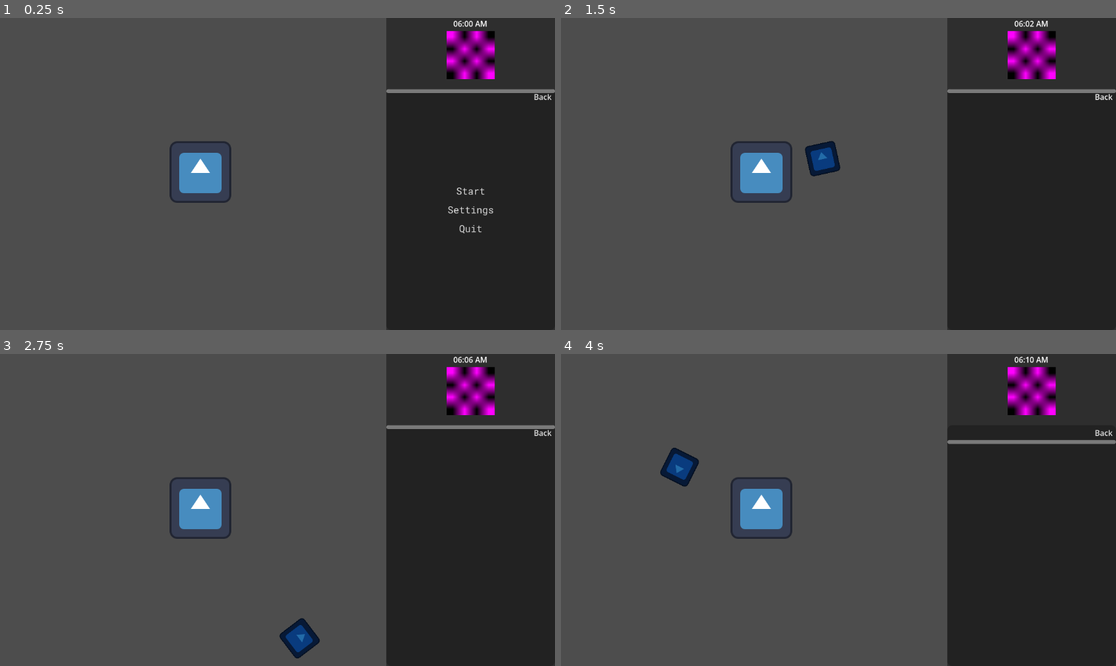
Above: before the commit, frames 1-4 (two rows, left to right).
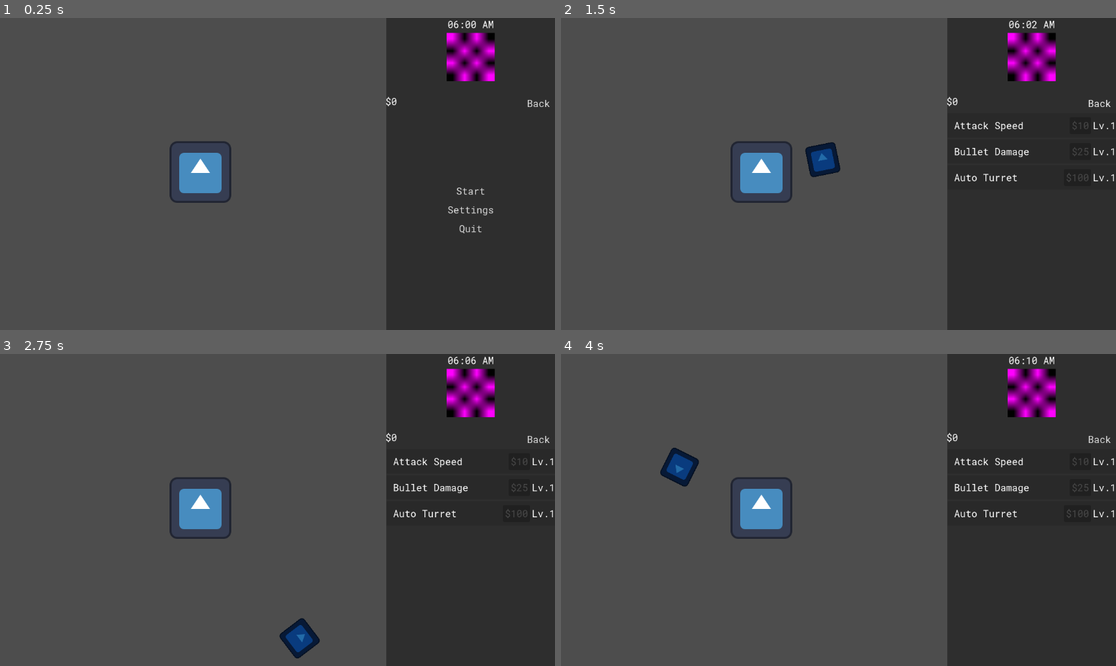
Above: after the commit, the same moments.

Repository: Star2578/Sunshine-no-Rainbow
Game: Godot game, scene res://scenes/game.tscn
Same seed, same stepped clock (60 frames per second), same inputs: the game is played once before the commit and once after it. The engine's default icon, where the game draws it, is replaced by a stand-in: a white triangle on a blue panel in a dark square.
Inputs (mouse positions are in pixels of both pictures, inside the frame that each line leads up to):
- Up to frame 1 (0.25 s): no input
- Up to frame 2 (1.5 s): click "Start" at 0.5 s; click "Back" at 1.25 s
- Up to frame 3 (2.75 s): move the mouse to (249, 572) at 2.02 s; click (249, 572) at 2.17 s
- Up to frame 4 (4 s): move the mouse to (1005, 556) at 2.77 s; click (1005, 556) at 2.92 s; move the mouse to (672, 463) at 3.52 s; click (672, 463) at 3.67 s

The runs differ from the first frame. In frame 1, 1.3% of the frame differs, in the area x 69-100%, y 0-29%; in frame 2, 1.9%, in the area x 43-100%, y 0-53%; in frame 3, 1.8%; in frame 4, 1.7%.

Commit message:
upgrades ui

Diff:
--- a/scenes/game.tscn
+++ b/scenes/game.tscn
@@ -8,8 +8,6 @@
 [sub_resource type="PlaceholderTexture2D" id="PlaceholderTexture2D_lbhrr"]
 size = Vector2(100, 100)
 
-[sub_resource type="Theme" id="Theme_lbhrr"]
-
 [node name="game" type="Node2D" unique_id=975163929]
 
 [node name="HUD" type="CanvasLayer" parent="." unique_id=123177307]
@@ -25,6 +23,16 @@
 grow_vertical = 2
 color = Color(0.18000486, 0.18000486, 0.18000486, 1)
 
+[node name="MoneyLabel" type="Label" parent="HUD/BG" unique_id=1570555184]
+unique_name_in_owner = true
+layout_mode = 0
+offset_left = -2.0
+offset_top = 160.0
+offset_right = 72.0
+offset_bottom = 183.0
+theme = ExtResource("1_yqjtg")
+text = "$0"
+
 [node name="Sun_Moon" type="VBoxContainer" parent="HUD/BG" unique_id=2032040448]
 layout_mode = 1
 anchors_preset = 5
@@ -38,6 +46,7 @@
 [node name="Clock" type="Label" parent="HUD/BG/Sun_Moon" unique_id=836986482]
 unique_name_in_owner = true
 layout_mode = 2
+theme = ExtResource("1_yqjtg")
 text = "06:00 AM"
 horizontal_alignment = 1
 
@@ -45,40 +54,48 @@
 layout_mode = 2
 texture = SubResource("PlaceholderTexture2D_lbhrr")
 
-[node name="VScrollBar" type="VScrollBar" parent="HUD/BG" unique_id=1386518295]
-custom_minimum_size = Vector2(0, 500)
+[node name="BackButton" type="Button" parent="HUD/BG" unique_id=1069466043]
+custom_minimum_size = Vector2(50, 0)
+layout_mode = 1
+anchors_preset = 1
+anchor_left = 1.0
+anchor_right = 1.0
+offset_left = -56.0
+offset_top = 160.0
+offset_right = -6.0
+offset_bottom = 191.0
+grow_horizontal = 0
+theme = ExtResource("1_yqjtg")
+theme_type_variation = &"FlatButton"
+text = "Back"
+
+[node name="ScrollContainer" type="ScrollContainer" parent="HUD/BG" unique_id=466640826]
+custom_minimum_size = Vector2(0, 450)
 layout_mode = 1
 anchors_preset = 12
 anchor_top = 1.0
 anchor_right = 1.0
 anchor_bottom = 1.0
-offset_top = -8.0
 grow_horizontal = 2
 grow_vertical = 0
 
-[node name="BackButton" type="Button" parent="HUD/BG/VScrollBar" unique_id=1069466043]
-custom_minimum_size = Vector2(50, 0)
-layout_mode = 1
-anchors_preset = 1
-anchor_left = 1.0
-anchor_right = 1.0
-offset_left = -45.0
-offset_bottom = 31.0
-grow_horizontal = 0
-theme = SubResource("Theme_lbhrr")
-theme_type_variation = &"FlatButton"
-text = "Back"
-
-[node name="MainMenu" type="Control" parent="HUD/BG/VScrollBar" unique_id=1290896231]
+[node name="UpgradeList" type="VBoxContainer" parent="HUD/BG/ScrollContainer" unique_id=1272708177]
+unique_name_in_owner = true
+layout_mode = 2
+size_flags_horizontal = 3
+size_flags_vertical = 3
+
+[node name="MainMenu" type="Control" parent="HUD/BG" unique_id=1290896231]
 unique_name_in_owner = true
 layout_mode = 1
 anchors_preset = 15
 anchor_right = 1.0
 anchor_bottom = 1.0
-grow_horizontal = 2
-grow_vertical = 2
-
-[node name="VBoxContainer" type="VBoxContainer" parent="HUD/BG/VScrollBar/MainMenu" unique_id=225580303]
+offset_top = 148.0
+grow_horizontal = 2
+grow_vertical = 2
+
+[node name="VBoxContainer" type="VBoxContainer" parent="HUD/BG/MainMenu" unique_id=225580303]
 layout_mode = 1
 anchors_preset = 8
 anchor_left = 0.5
@@ -92,25 +109,25 @@
 grow_horizontal = 2
 grow_vertical = 2
 
-[node name="StartButton" type="Button" parent="HUD/BG/VScrollBar/MainMenu/VBoxContainer" unique_id=1277426022]
+[node name="StartButton" type="Button" parent="HUD/BG/MainMenu/VBoxContainer" unique_id=1277426022]
 layout_mode = 2
 theme = ExtResource("1_yqjtg")
 theme_type_variation = &"FlatButton"
 text = "Start"
 
-[node name="SettingsButton" type="Button" parent="HUD/BG/VScrollBar/MainMenu/VBoxContainer" unique_id=856582838]
+[node name="SettingsButton" type="Button" parent="HUD/BG/MainMenu/VBoxContainer" unique_id=856582838]
 layout_mode = 2
 theme = ExtResource("1_yqjtg")
 theme_type_variation = &"FlatButton"
 text = "Settings"
 
-[node name="QuitButton" type="Button" parent="HUD/BG/VScrollBar/MainMenu/VBoxContainer" unique_id=460646165]
+[node name="QuitButton" type="Button" parent="HUD/BG/MainMenu/VBoxContainer" unique_id=460646165]
 layout_mode = 2
 theme = ExtResource("1_yqjtg")
 theme_type_variation = &"FlatButton"
 text = "Quit"
 
-[node name="Settings" type="Control" parent="HUD/BG/VScrollBar" unique_id=2112714798]
+[node name="Settings" type="Control" parent="HUD/BG" unique_id=2112714798]
 unique_name_in_owner = true
 visible = false
 layout_mode = 1
@@ -119,10 +136,12 @@
 anchor_top = 0.5
 anchor_right = 0.5
 anchor_bottom = 0.5
-grow_horizontal = 2
-grow_vertical = 2
-
-[node name="VBoxContainer" type="VBoxContainer" parent="HUD/BG/VScrollBar/Settings" unique_id=1101981031]
+offset_top = 74.0
+offset_bottom = 74.0
+grow_horizontal = 2
+grow_vertical = 2
+
+[node name="VBoxContainer" type="VBoxContainer" parent="HUD/BG/Settings" unique_id=1101981031]
 layout_mode = 1
 anchors_preset = 8
 anchor_left = 0.5
@@ -136,16 +155,16 @@
 grow_horizontal = 2
 grow_vertical = 2
 
-[node name="BGMContainer" type="HBoxContainer" parent="HUD/BG/VScrollBar/Settings/VBoxContainer" unique_id=1967752263]
+[node name="BGMContainer" type="HBoxContainer" parent="HUD/BG/Settings/VBoxContainer" unique_id=1967752263]
 layout_mode = 2
 size_flags_horizontal = 4
 
-[node name="Label" type="Label" parent="HUD/BG/VScrollBar/Settings/VBoxContainer/BGMContainer" unique_id=923974964]
+[node name="Label" type="Label" parent="HUD/BG/Settings/VBoxContainer/BGMContainer" unique_id=923974964]
 custom_minimum_size = Vector2(40, 0)
 layout_mode = 2
 text = "BGM"
 
-[node name="BGMSlider" type="HSlider" parent="HUD/BG/VScrollBar/Settings/VBoxContainer/BGMContainer" unique_id=1105525025]
+[node name="BGMSlider" type="HSlider" parent="HUD/BG/Settings/VBoxContainer/BGMContainer" unique_id=1105525025]
 custom_minimum_size = Vector2(200, 0)
 layout_mode = 2
 size_flags_vertical = 4
@@ -153,16 +172,16 @@
 step = 0.01
 value = 0.5
 
-[node name="SFXContainer" type="HBoxContainer" parent="HUD/BG/VScrollBar/Settings/VBoxContainer" unique_id=1237617998]
+[node name="SFXContainer" type="HBoxContainer" parent="HUD/BG/Settings/VBoxContainer" unique_id=1237617998]
 layout_mode = 2
 size_flags_horizontal = 4
 
-[node name="Label" type="Label" parent="HUD/BG/VScrollBar/Settings/VBoxContainer/SFXContainer" unique_id=224658738]
+[node name="Label" type="Label" parent="HUD/BG/Settings/VBoxContainer/SFXContainer" unique_id=224658738]
 custom_minimum_size = Vector2(40, 0)
 layout_mode = 2
 text = "SFX"
 
-[node name="SFXSlider" type="HSlider" parent="HUD/BG/VScrollBar/Settings/VBoxContainer/SFXContainer" unique_id=400944433]
+[node name="SFXSlider" type="HSlider" parent="HUD/BG/Settings/VBoxContainer/SFXContainer" unique_id=400944433]
 custom_minimum_size = Vector2(200, 0)
 layout_mode = 2
 size_flags_vertical = 4
@@ -179,9 +198,9 @@
 autoplay = true
 bus = &"BGM"
 
-[connection signal="pressed" from="HUD/BG/VScrollBar/BackButton" to="HUD" method="_on_back_pressed"]
-[connection signal="pressed" from="HUD/BG/VScrollBar/MainMenu/VBoxContainer/StartButton" to="HUD" method="_on_start_pressed"]
-[connection signal="pressed" from="HUD/BG/VScrollBar/MainMenu/VBoxContainer/SettingsButton" to="HUD" method="_on_settings_pressed"]
-[connection signal="pressed" from="HUD/BG/VScrollBar/MainMenu/VBoxContainer/QuitButton" to="HUD" method="_on_quit_pressed"]
-[connection signal="value_changed" from="HUD/BG/VScrollBar/Settings/VBoxContainer/BGMContainer/BGMSlider" to="HUD" method="_on_bgm_slider_value_changed"]
-[connection signal="value_changed" from="HUD/BG/VScrollBar/Settings/VBoxContainer/SFXContainer/SFXSlider" to="HUD" method="_on_sfx_slider_value_changed"]
+[connection signal="pressed" from="HUD/BG/BackButton" to="HUD" method="_on_back_pressed"]
+[connection signal="pressed" from="HUD/BG/MainMenu/VBoxContainer/StartButton" to="HUD" method="_on_start_pressed"]
+[connection signal="pressed" from="HUD/BG/MainMenu/VBoxContainer/SettingsButton" to="HUD" method="_on_settings_pressed"]
+[connection signal="pressed" from="HUD/BG/MainMenu/VBoxContainer/QuitButton" to="HUD" method="_on_quit_pressed"]
+[connection signal="value_changed" from="HUD/BG/Settings/VBoxContainer/BGMContainer/BGMSlider" to="HUD" method="_on_bgm_slider_value_changed"]
+[connection signal="value_changed" from="HUD/BG/Settings/VBoxContainer/SFXContainer/SFXSlider" to="HUD" method="_on_sfx_slider_value_changed"]
--- /dev/null
+++ b/scenes/ui/upgrade_button.tscn
@@ -0,0 +1,45 @@
+[gd_scene format=3 uid="uid://cegsjtioefu3s"]
+
+[ext_resource type="Script" uid="uid://bfqkyv4vcpi3t" path="res://scripts/upgrade_button.gd" id="1_tii4b"]
+[ext_resource type="Theme" uid="uid://bmjw06kteq7wo" path="res://themes/default_theme.tres" id="2_3io4o"]
+
+[node name="UpgradeButton" type="ColorRect" unique_id=654845923]
+custom_minimum_size = Vector2(250, 50)
+offset_bottom = 40.0
+color = Color(0.16206557, 0.1620656, 0.16206557, 1)
+script = ExtResource("1_tii4b")
+
+[node name="HBoxContainer" type="HBoxContainer" parent="." unique_id=63059249]
+layout_mode = 1
+anchors_preset = 14
+anchor_top = 0.5
+anchor_right = 1.0
+anchor_bottom = 0.5
+offset_top = -17.5
+offset_bottom = 17.5
+grow_horizontal = 2
+grow_vertical = 2
+
+[node name="MarginContainer" type="MarginContainer" parent="HBoxContainer" unique_id=149618129]
+layout_mode = 2
+theme_override_constants/margin_left = 10
+
+[node name="NameLabel" type="Label" parent="HBoxContainer" unique_id=461665771]
+unique_name_in_owner = true
+layout_mode = 2
+size_flags_horizontal = 2
+theme = ExtResource("2_3io4o")
+text = "Upgrade Name"
+
+[node name="BuyButton" type="Button" parent="HBoxContainer" unique_id=1724757110]
+unique_name_in_owner = true
+layout_mode = 2
+theme = ExtResource("2_3io4o")
+text = "$100"
+
+[node name="LevelLabel" type="Label" parent="HBoxContainer" unique_id=738448871]
+unique_name_in_owner = true
+layout_mode = 2
+size_flags_horizontal = 8
+theme = ExtResource("2_3io4o")
+text = "Lv.1"
--- a/scripts/globals/game_manager.gd
+++ b/scripts/globals/game_manager.gd
@@ -11,6 +11,29 @@
 var player: Player = null
 var money: int = 0
 var base_enemy_hp: float = 10.0
+
+# Dictionary to hold the state of every upgrade
+# Key: ID, Value: {level, base_cost, cost_multiplier}
+var upgrades: Dictionary = {
+	"atk_speed": {
+		"title": "Attack Speed",
+		"level": 0,
+		"cost": 10,
+		"mult": 1.5
+	},
+	"bullet_dmg": {
+		"title": "Bullet Damage",
+		"level": 0,
+		"cost": 25,
+		"mult": 1.8
+	},
+	"auto_turret": {
+		"title": "Auto Turret",
+		"level": 0,
+		"cost": 100,
+		"mult": 2.0
+	}
+}
 
 func _process(delta: float):
 	if not is_start: return
@@ -52,6 +75,38 @@
 	# Format string to look like "12:05 PM"
 	return "%02d:%02d %s" % [display_hours, minutes, am_pm]
 
+func attempt_purchase(id: String) -> bool:
+	if not upgrades.has(id): return false
+
+	var data = upgrades[id]
+	var current_cost = data["cost"]
+
+	if money >= current_cost:
+		# 1. Pay the price
+		money -= current_cost
+
+		# 2. Level up
+		data["level"] += 1
+
+		# 3. Increase cost for next time (The "Inflation")
+		data["cost"] = int(current_cost * data["mult"])
+
+		# 4. Apply the actual effect
+		apply_upgrade_effect(id)
+
+		print("Bought ", id, ". New Level: ", data["level"])
+		return true
+
+	return false
+
+func apply_upgrade_effect(id: String):
+	match id:
+		"atk_speed":
+			pass
+		"bullet_dmg":
+			pass
+		"auto_turret":
+			pass
 
 func get_current_enemy_hp():
 	return base_enemy_hp * pow(1.15, cycle_count)
--- a/scripts/hud.gd
+++ b/scripts/hud.gd
@@ -3,8 +3,12 @@
 
 @onready var main_menu: Control = %MainMenu
 @onready var settings: Control = %Settings
+@onready var upgrade_list = %UpgradeList
+@onready var money_label = %MoneyLabel
 
 var ui_stack: Array[Control] = []
+
+@onready var upgrade_item_scene: PackedScene = preload("res://scenes/ui/upgrade_button.tscn")
 
 @onready var clock: Label = %Clock
 
@@ -39,11 +43,17 @@
 func _process(_delta: float):
 	if GameManager.is_start:
 		clock.text = GameManager.get_clock_string()
+		money_label = "$" + str(GameManager.money)
 
 func _on_start_pressed():
 	# Close all menus and start game
 	for menu in ui_stack:
 		menu.hide()
+
+	for id in GameManager.upgrades:
+		var data = GameManager.upgrades[id]
+		create_upgrade_ui(id, data["title"], data["cost"])
+
 	ui_stack.clear()
 	GameManager.is_start = true
 
@@ -67,3 +77,23 @@
 	AudioServer.set_bus_volume_db(sfx_bus_idx, db_value)
 
 	AudioServer.set_bus_mute(sfx_bus_idx, value < 0.01)
+
+func create_upgrade_ui(id: String, title: String, cost: int):
+	var item = upgrade_item_scene.instantiate()
+	upgrade_list.add_child(item)
+
+	item.setup(id, title, cost)
+
+	item.purchased.connect(_on_upgrade_bought)
+
+func _on_upgrade_bought(id: String):
+	print("Player wants to buy: ", id)
+	# Ask GameManager if we have enough money
+	if GameManager.attempt_purchase(id):
+		# Update the UI after a successful buy
+		var new_data = GameManager.upgrades[id]
+
+		for child in upgrade_list.get_children():
+			if child is UpgradeItem and child.upgrade_id == id:
+				child.update_ui(new_data["level"], new_data["cost"])
+				break
--- /dev/null
+++ b/scripts/upgrade_button.gd
@@ -0,0 +1,35 @@
+extends ColorRect
+class_name UpgradeItem
+
+signal purchased(upgrade_name)
+
+@onready var name_label = %NameLabel
+@onready var buy_button = %BuyButton
+@onready var level_label = %LevelLabel
+
+var upgrade_id: String = ""
+var current_cost: int = 10
+
+func _process(_delta):
+	# If we can't afford it, make the button look disabled
+	if GameManager.money < current_cost:
+		buy_button.disabled = true
+		buy_button.modulate = Color(0.5, 0.5, 0.5) # Dim it
+	else:
+		buy_button.disabled = false
+		buy_button.modulate = Color.WHITE # "Refresh" it to bright color
+
+func setup(id: String, display_name: String, cost: int):
+	upgrade_id = id
+	name_label.text = display_name
+	current_cost = cost
+	buy_button.text = "$" + str(cost)
+
+func _on_buy_button_pressed():
+	# Emit the signal so the HUD knows which upgrade was clicked
+	purchased.emit(upgrade_id)
+
+func update_ui(new_level: int, new_cost: int):
+	level_label.text = "Lv. " + str(new_level)
+	current_cost = new_cost
+	buy_button.text = "$" + str(new_cost)
Not shown, added: scripts/upgrade_button.gd.uid
